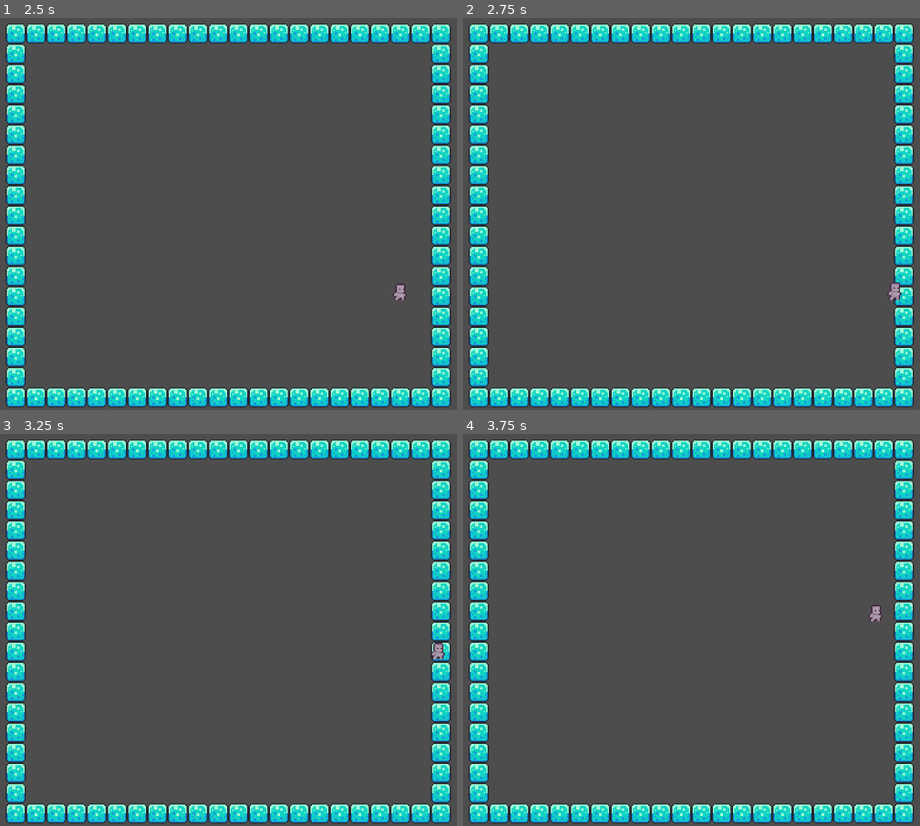
Above: before the commit, frames 1-4 (two rows, left to right).
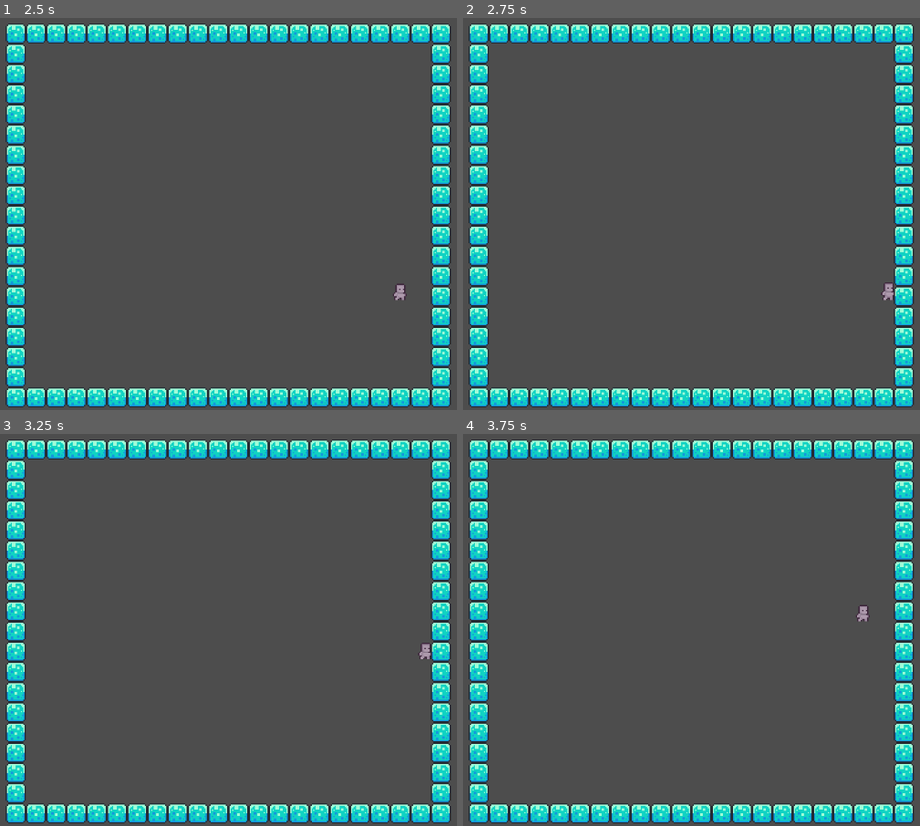
Above: after the commit, the same moments.

Repository: nox1d/pac-human
Game: Godot game, scene res://scenes/game.tscn
Two runs of this game, one before a commit and one after it. Both use one fixed random seed, a clock stepped at 60 frames per second and the inputs below.
Inputs:
- Up to frame 1 (2.5 s): tap Enter at 0.5 s; hold D (walk_right) 0.53-1.28 s; hold S (walk_down) 1.28-2.03 s; tap Space at 2 s; hold D (walk_right) from 2.03 s (still down)
- Up to frame 2 (2.75 s): keep holding D (walk_right)
- Up to frame 3 (3.25 s): release D (walk_right) at 2.78 s; hold W (walk_up) from 2.78 s (still down)
- Up to frame 4 (3.75 s): release W (walk_up) at 3.53 s; hold A (walk_left) from 3.53 s (still down)

Frame 1 is identical in both runs. In frame 2, 0.1% of the frame differs, in the area x 91-97%, y 67-73%; in frame 3, 0.2%, in the area x 91-98%, y 53-58%; in frame 4, 0.2%.

Commit message:
Add physics layer to tileset

Diff:
--- a/scenes/game.tscn
+++ b/scenes/game.tscn
@@ -6,44 +6,72 @@
 [sub_resource type="TileSetAtlasSource" id="TileSetAtlasSource_lnu2h"]
 texture = ExtResource("1_yqjtg")
 0:0/0 = 0
+0:0/0/physics_layer_0/polygon_0/points = PackedVector2Array(-8, -8, 8, -8, 8, 8, -8, 8)
 1:0/0 = 0
+1:0/0/physics_layer_0/polygon_0/points = PackedVector2Array(-8, -8, 8, -8, 8, 8, -8, 8)
 2:0/0 = 0
+2:0/0/physics_layer_0/polygon_0/points = PackedVector2Array(-8, -8, 8, -8, 8, 8, -8, 8)
 3:0/0 = 0
+3:0/0/physics_layer_0/polygon_0/points = PackedVector2Array(-8, -8, 8, -8, 8, 8, -8, 8)
 4:0/0 = 0
+4:0/0/physics_layer_0/polygon_0/points = PackedVector2Array(-8, -8, 8, -8, 8, 8, -8, 8)
 5:0/0 = 0
+5:0/0/physics_layer_0/polygon_0/points = PackedVector2Array(-8, -8, 8, -8, 8, 8, -8, 8)
 6:0/0 = 0
+6:0/0/physics_layer_0/polygon_0/points = PackedVector2Array(-8, -8, 8, -8, 8, 8, -8, 8)
 7:0/0 = 0
+7:0/0/physics_layer_0/polygon_0/points = PackedVector2Array(-8, -8, 8, -8, 8, 8, -8, 8)
 8:0/0 = 0
+8:0/0/physics_layer_0/polygon_0/points = PackedVector2Array(-8, -8, 8, -8, 8, 8, -8, 8)
 9:0/0 = 0
 10:0/0 = 0
 11:0/0 = 0
 0:1/0 = 0
+0:1/0/physics_layer_0/polygon_0/points = PackedVector2Array(-8, -8, 8, -8, 8, 8, -8, 8)
 1:1/0 = 0
+1:1/0/physics_layer_0/polygon_0/points = PackedVector2Array(-8, -8, 8, -8, 8, 8, -8, 8)
 2:1/0 = 0
+2:1/0/physics_layer_0/polygon_0/points = PackedVector2Array(-8, -8, 8, -8, 8, 8, -8, 8)
 3:1/0 = 0
+3:1/0/physics_layer_0/polygon_0/points = PackedVector2Array(-8, -8, 8, -8, 8, 8, -8, 8)
 4:1/0 = 0
+4:1/0/physics_layer_0/polygon_0/points = PackedVector2Array(-8, -8, 8, -8, 8, 8, -8, 8)
 5:1/0 = 0
+5:1/0/physics_layer_0/polygon_0/points = PackedVector2Array(-8, -8, 8, -8, 8, 8, -8, 8)
 6:1/0 = 0
+6:1/0/physics_layer_0/polygon_0/points = PackedVector2Array(-8, -8, 8, -8, 8, 8, -8, 8)
 7:1/0 = 0
+7:1/0/physics_layer_0/polygon_0/points = PackedVector2Array(-8, -8, 8, -8, 8, 8, -8, 8)
 8:1/0 = 0
+8:1/0/physics_layer_0/polygon_0/points = PackedVector2Array(-8, -8, 8, -8, 8, 8, -8, 8)
 9:1/0 = 0
 10:1/0 = 0
 11:1/0 = 0
 0:2/0 = 0
+0:2/0/physics_layer_0/polygon_0/points = PackedVector2Array(-8, -8, 8, -8, 8, 8, -8, 8)
 1:2/0 = 0
+1:2/0/physics_layer_0/polygon_0/points = PackedVector2Array(-8, -8, 8, -8, 8, 8, -8, 8)
 2:2/0 = 0
+2:2/0/physics_layer_0/polygon_0/points = PackedVector2Array(-8, -8, 8, -8, 8, 8, -8, 8)
 3:2/0 = 0
+3:2/0/physics_layer_0/polygon_0/points = PackedVector2Array(-8, -8, 8, -8, 8, 8, -8, 8)
 4:2/0 = 0
+4:2/0/physics_layer_0/polygon_0/points = PackedVector2Array(-8, -8, 8, -8, 8, 8, -8, 8)
 5:2/0 = 0
+5:2/0/physics_layer_0/polygon_0/points = PackedVector2Array(-8, -8, 8, -8, 8, 8, -8, 8)
 6:2/0 = 0
+6:2/0/physics_layer_0/polygon_0/points = PackedVector2Array(-8, -8, 8, -8, 8, 8, -8, 8)
 7:2/0 = 0
+7:2/0/physics_layer_0/polygon_0/points = PackedVector2Array(-8, -8, 8, -8, 8, 8, -8, 8)
 8:2/0 = 0
+8:2/0/physics_layer_0/polygon_0/points = PackedVector2Array(-8, -8, 8, -8, 8, 8, -8, 8)
 9:2/0 = 0
 10:2/0 = 0
 11:2/0 = 0
 0:3/0 = 0
 1:3/0 = 0
 2:3/0 = 0
+2:3/0/physics_layer_0/polygon_0/points = PackedVector2Array(-8, -8, 8, -8, 8, 8, -8, 8)
 5:3/0 = 0
 6:3/0 = 0
 7:3/0 = 0
@@ -127,6 +155,7 @@
 2:4/0 = 0
 
 [sub_resource type="TileSet" id="TileSet_lbhrr"]
+physics_layer_0/collision_layer = 1
 sources/0 = SubResource("TileSetAtlasSource_lnu2h")
 
 [node name="Game" type="Node2D"]
